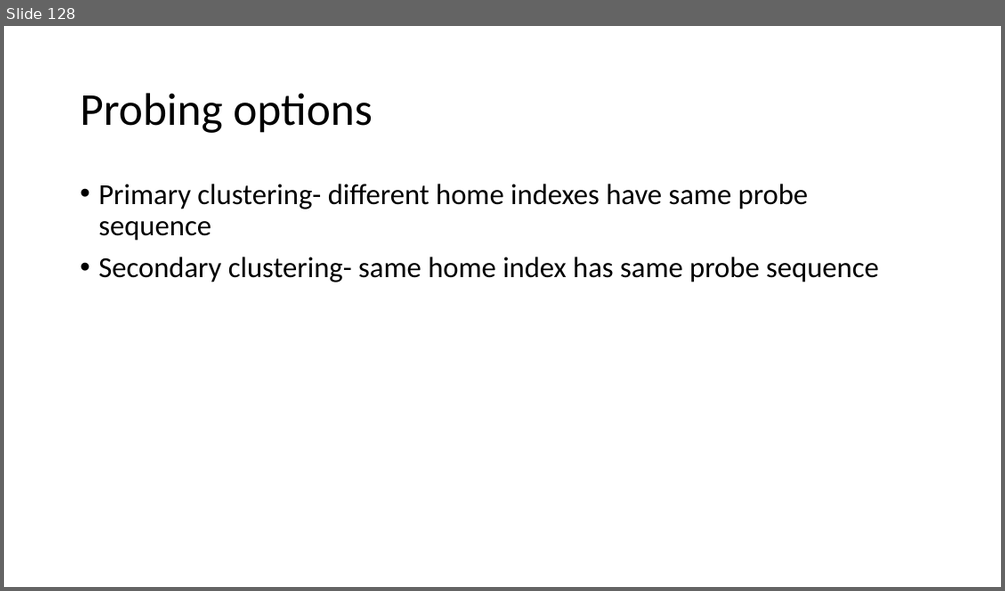
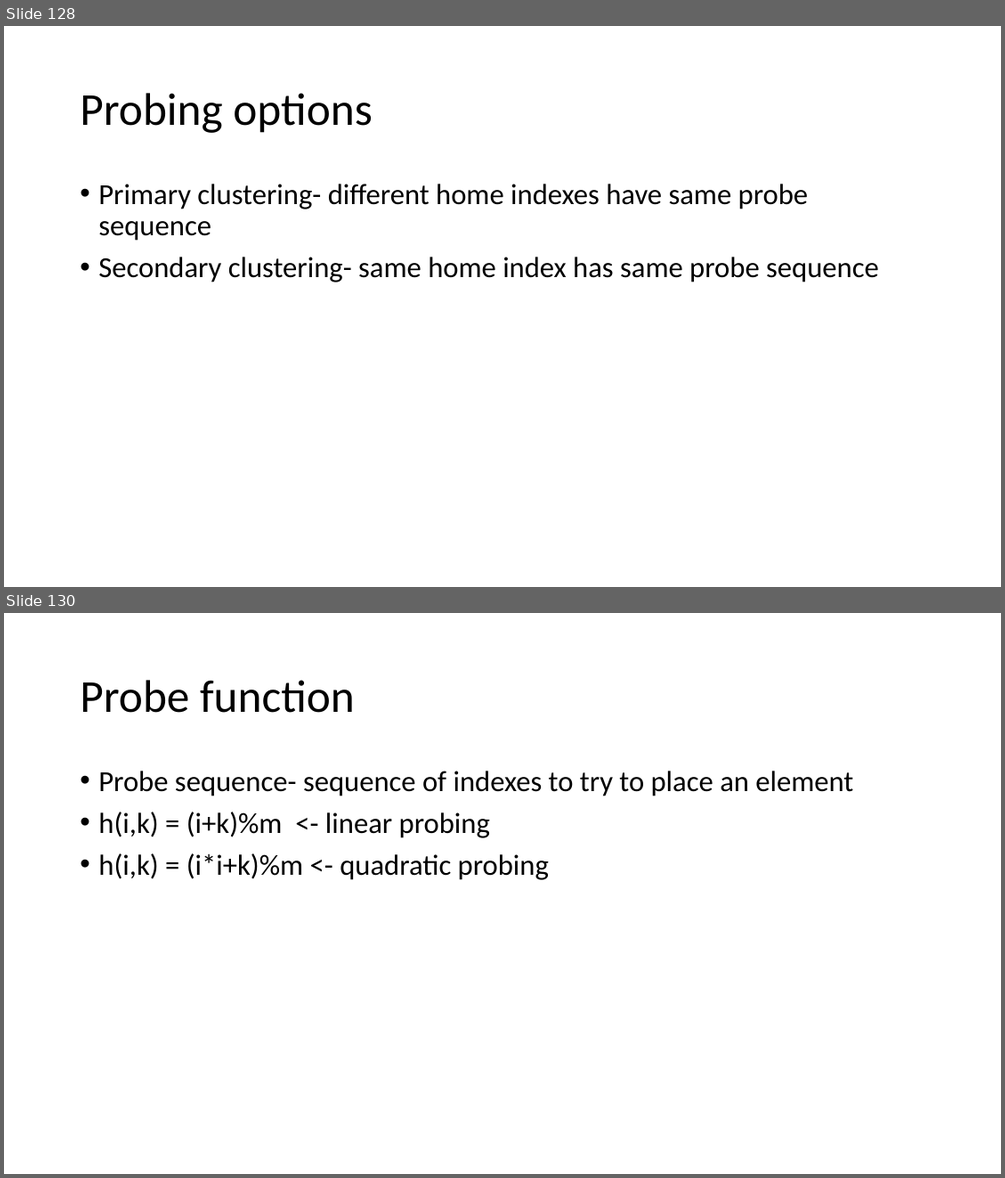
Before and after one commit to skalakm/232, a slide deck: notes.pptx. Shown one above the other, each under a label of ours: slide 128 before the commit, slides 128 and 130 after it; the slides between them are not shown. The pictures are 1005x591 and 1005x1178 pixels, drawn with LibreOffice and Linux fonts; fonts in the diff are those of the drawing. Boxes give left, top, right and bottom in pixels: in the first picture for what was removed or moved away, otherwise in the second. Text is boxed around its words. In the diff, an @@ line names an element or a change of style, - is before the commit and + after.

```diff
--- a/notes.pptx
+++ b/notes.pptx
@@ slide 130 added at [4,613,1001,1174], background #FFFFFF @@
@@ title added at [80,680,355,713], 44 pt, text #000000 @@
+Probe function
@@ text added at [98,771,853,880], 28 pt, text #000000 @@
+• Probe sequence- sequence of indexes to try to place an element
+• h(i,k) = (i+k)%m <- linear probing
+• h(i,k) = (i*i+k)%m <- quadratic probing
```
Also in this commit, not shown: 3 other slides added, 1 other file.
